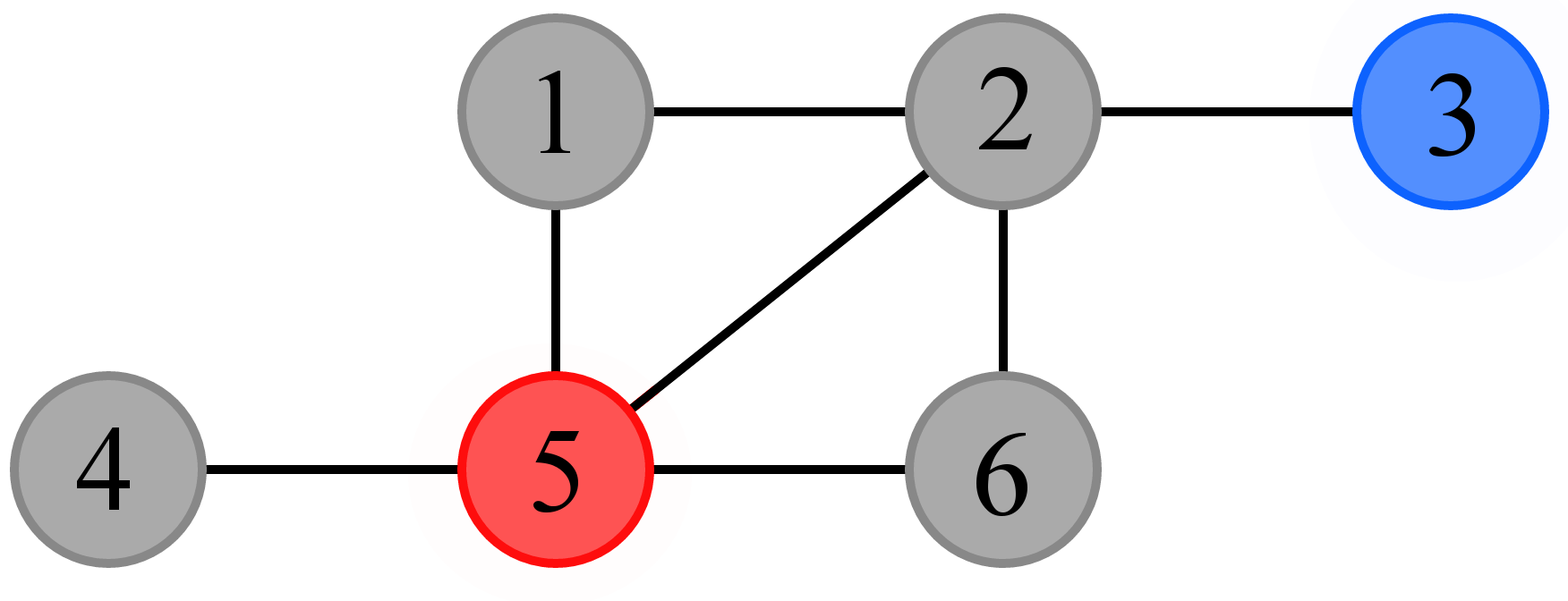
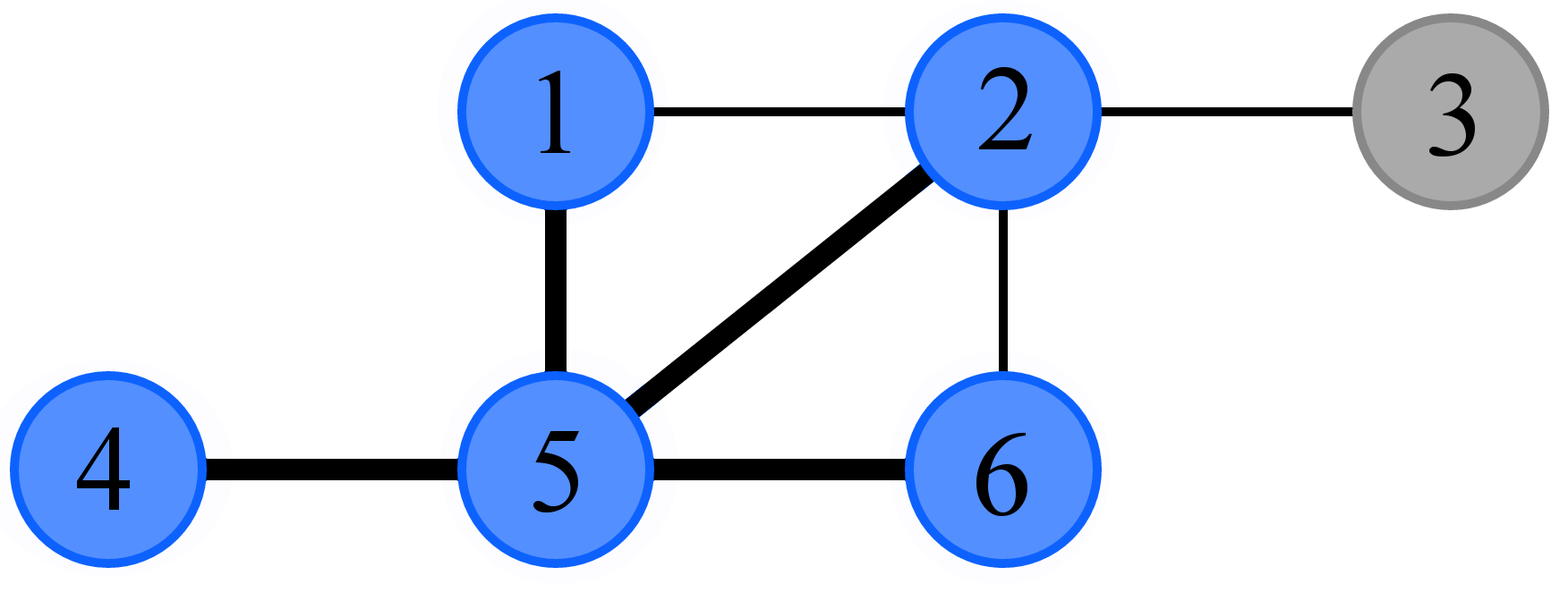
Layers edited between the first and the second 1568px x 601px image:
added layer "Pasted Layer #1" above "neighbor" over (x1=9, y1=13, x2=1550, y2=569)
hid "cfcp" over (x1=9, y1=13, x2=1550, y2=569)
hid "vcp" over (x1=9, y1=13, x2=1550, y2=569)
hid "main" over (x1=9, y1=13, x2=1550, y2=569)
